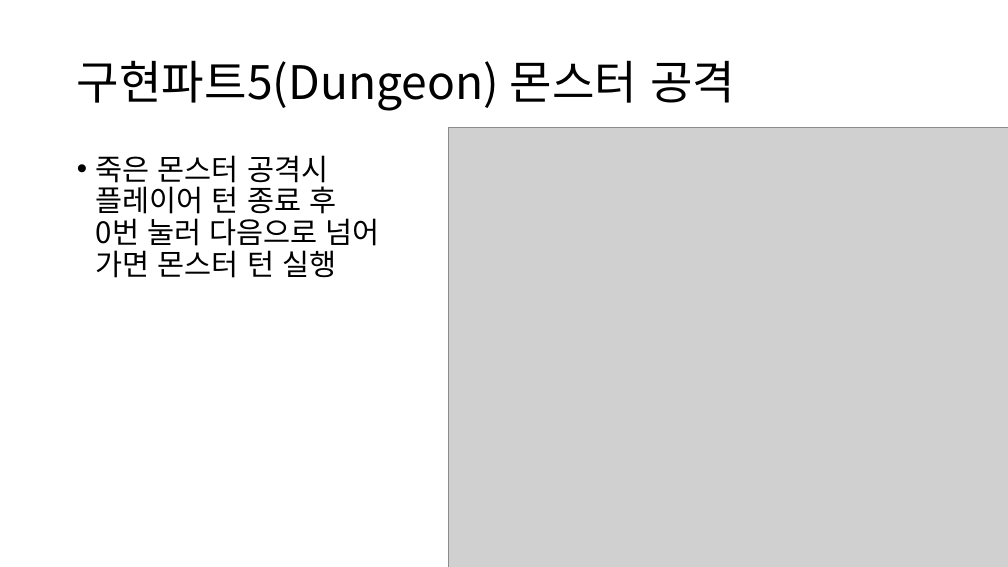
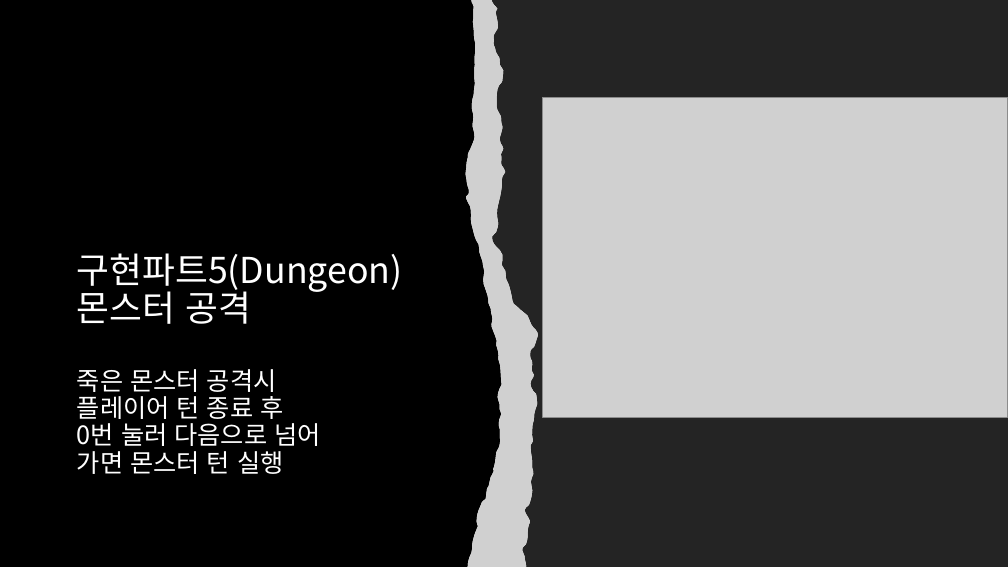
Before and after one commit to sh010207/TextRPG, a slide deck: slide 14 of 수조.pptx (slide 15 before the commit). Drawn at 1008x567 pixels with LibreOffice and Linux fonts; fonts in the diff are those of the drawing; grey boxes stand for pictures. Boxes give left, top, right and bottom in pixels: in the first picture for what was removed or moved away, otherwise in the second. Text is boxed around its words. In the diff, an @@ line names an element or a change of style, - is before the commit and + after.

```diff
--- a/수조.pptx
+++ b/수조.pptx
@@ rectangle added at <box>0,0,1008,567</box>, fill #000000 @@
@@ group added at <box>466,0,1008,567</box>: 3 freeform shapes, 1 picture @@
@@ title "구현파트5(Dungeon) 몬스터 공격": place and size @@
-title "구현파트5(Dungeon) 몬스터 공격" at <box>77,60,735,111</box>
+title "구현파트5(Dungeon) 몬스터 공격" at <box>77,253,403,324</box>
@@ title "구현파트5(Dungeon) 몬스터 공격" at <box>77,253,403,324</box>: size 44 to 34 pt, text colour #000000 to #FFFFFF; vertical alignment middle to bottom @@
@@ picture: place and size @@
-picture at <box>449,127,1008,567</box>
+picture at <box>542,97,1007,417</box>
@@ text "죽은 몬스터 공격시 플레이어 턴 ...": place and size @@
-text "죽은 몬스터 공격시 플레이어 턴 ..." at <box>96,155,380,278</box>
+text "죽은 몬스터 공격시 플레이어 턴 ..." at <box>77,369,320,474</box>
@@ text "죽은 몬스터 공격시 플레이어 턴 ..." at <box>77,369,320,474</box>: size 28 to 24 pt, text colour #000000 to #FFFFFF; bullet • to none @@
```
Also in this commit, not shown: 20 other slides changed, 1 slide added, 2 slides removed.
